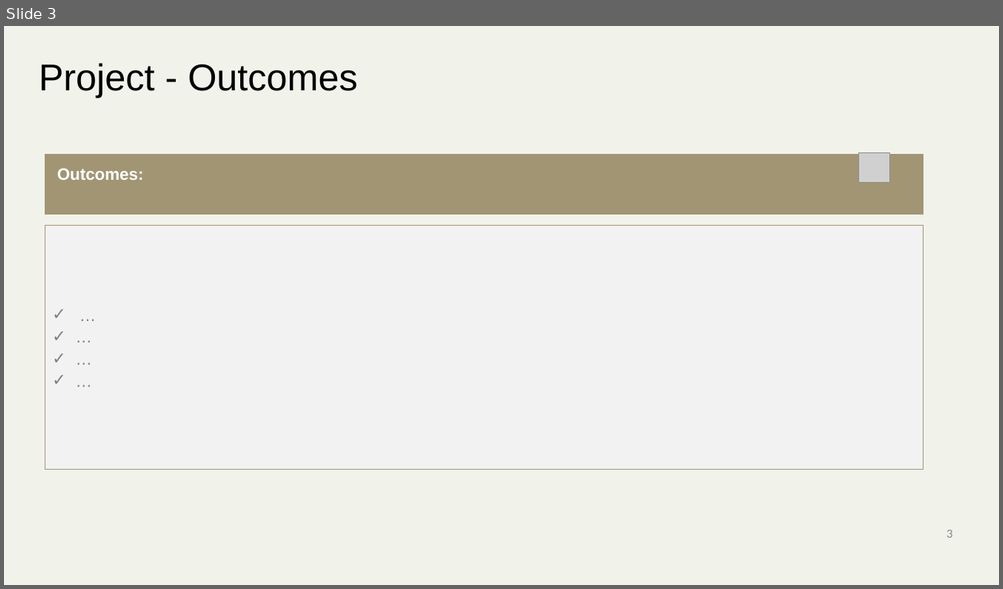
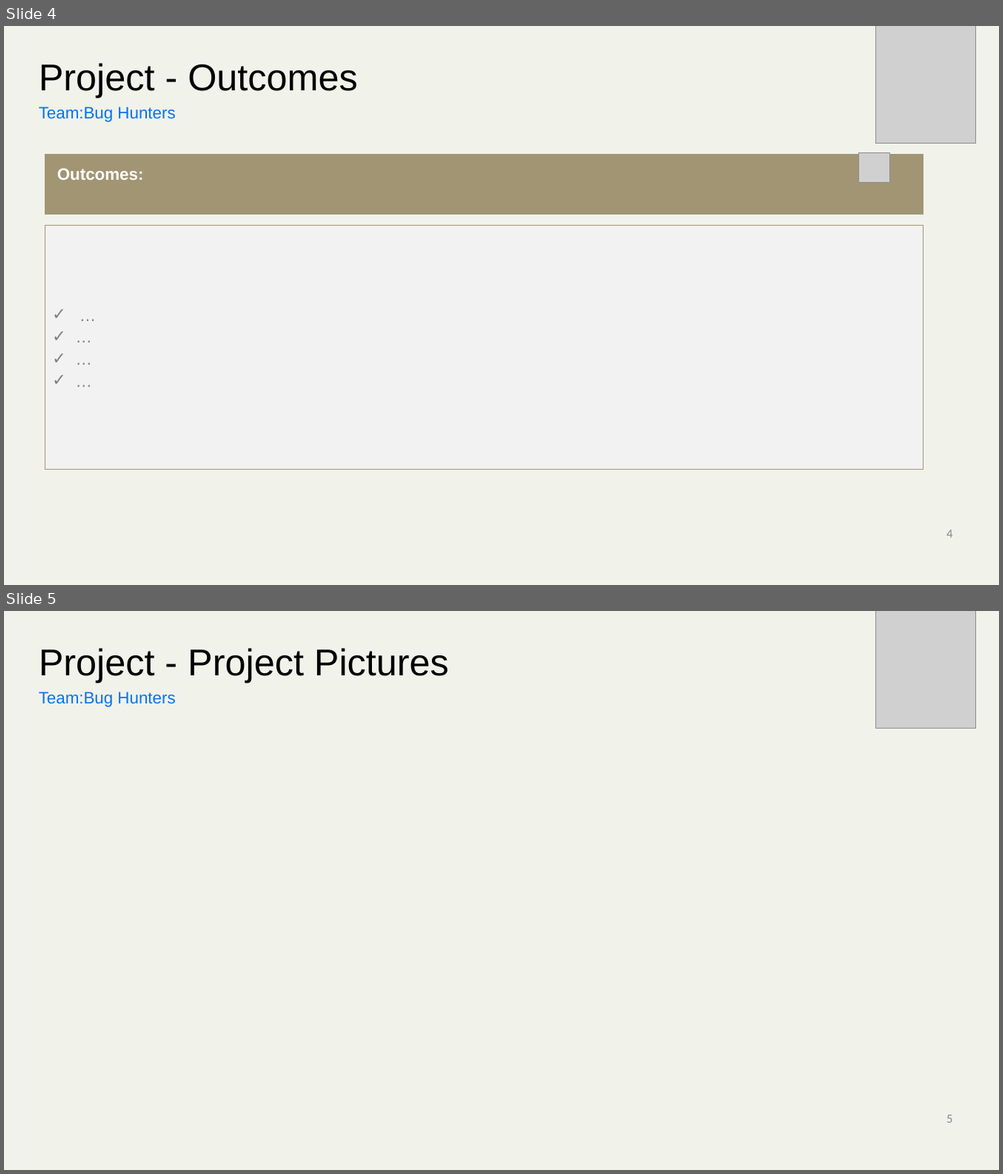
Before and after one commit to mickknutson/SITE_BOOTCAMP_QA, a slide deck: StudentWork/Nada/Project_01/SITE_PROJECT_TEMPLATE.pptx. Shown one above the other, each under a label of ours: slide 3 before the commit, slides 4 and 5 after it. The pictures are 1003x589 and 1003x1174 pixels, drawn with LibreOffice and Linux fonts; fonts in the diff are those of the drawing; grey boxes stand for pictures; background and template pictures are left out. Boxes give left, top, right and bottom in pixels: in the first picture for what was removed or moved away, otherwise in the second. Text is boxed around its words. In the diff, an @@ line names an element or a change of style, - is before the commit and + after.

Commit message:
Project - Updates

```diff
--- a/StudentWork/Nada/Project_01/SITE_PROJECT_TEMPLATE.pptx
+++ b/StudentWork/Nada/Project_01/SITE_PROJECT_TEMPLATE.pptx
@@ slide 5 added at <box>4,611,999,1170</box>, background #F1F2EA @@
@@ picture added at <box>876,611,976,729</box> @@
@@ text added at <box>39,648,449,683</box>, 36 pt, text #000000 @@
+Project - Project Pictures
@@ text added at <box>39,692,175,707</box>, 16 pt, text #0474EF @@
+Team:Bug Hunters
@@ page number added at <box>946,1115,952,1123</box>, 12 pt, text #888888 @@
+5
@@ what was slide 3 is now slide 4 @@
@@ slide 4 changed as well @@
@@ picture added at <box>876,26,976,144</box> @@
@@ text added at <box>39,107,175,122</box>, 16 pt, text #0474EF @@
+Team:Bug Hunters
@@ page number at <box>946,530,952,538</box>: text changed @@
-3
+4
```
Also in this commit, not shown: 3 other slides changed, 2 other slides added, 2 slides removed, 13 other files.
